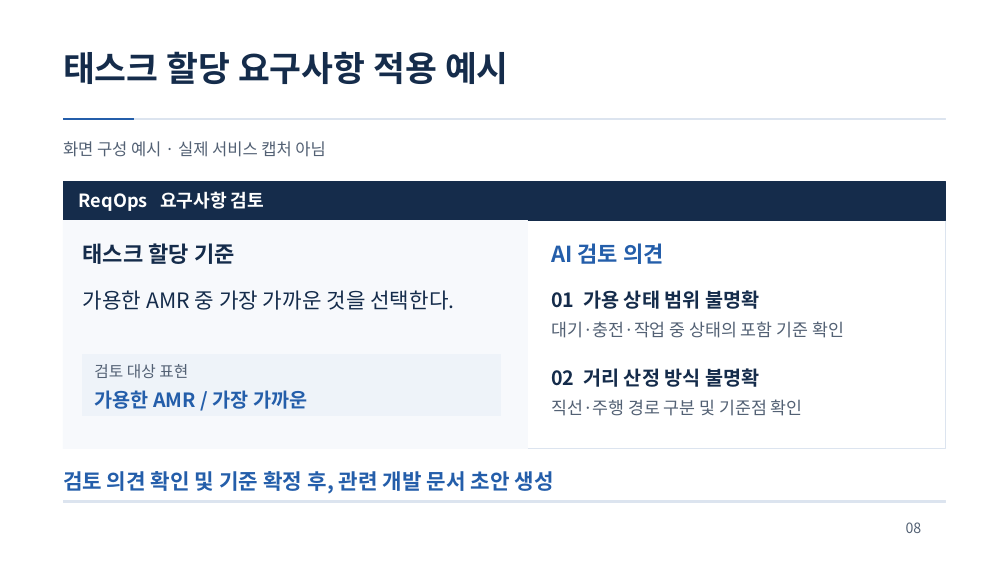
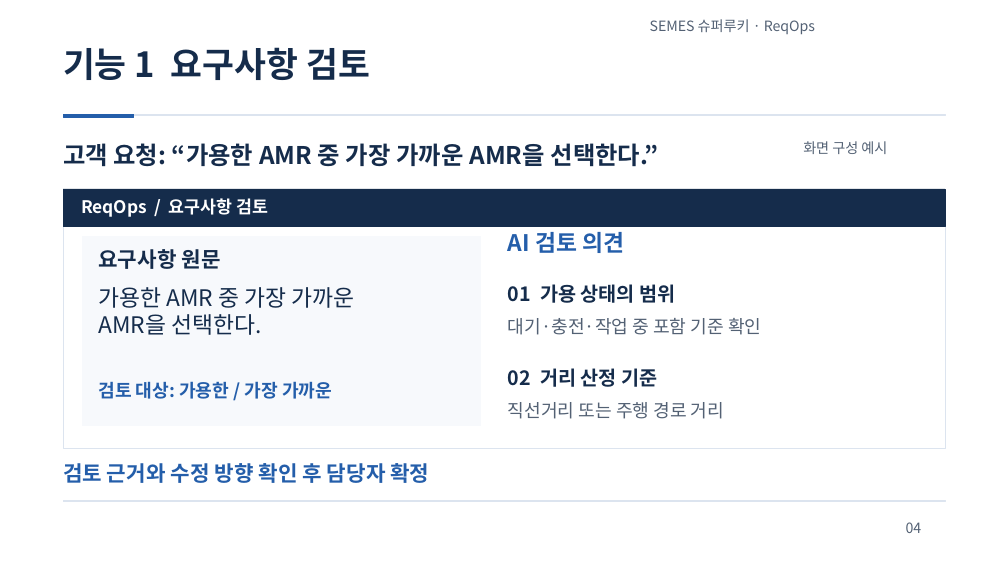
Before and after one commit to jihunhan98/semes-superrookie, a slide deck: slide 4 of docs/presentations/ReqOps_SuperRookie.pptx (slide 8 before the commit). Drawn at 1008x567 pixels with LibreOffice and Linux fonts; fonts in the diff are those of the drawing. Boxes give left, top, right and bottom in pixels: in the first picture for what was removed or moved away, otherwise in the second. Text is boxed around its words. In the diff, an @@ line names an element or a change of style, - is before the commit and + after.

```diff
--- a/docs/presentations/ReqOps_SuperRookie.pptx
+++ b/docs/presentations/ReqOps_SuperRookie.pptx
@@ text added at bbox=[650, 19, 815, 34], 13.5 pt, text #536174 @@
+SEMES 슈퍼루키 · ReqOps
@@ text at bbox=[63, 47, 370, 80]: text changed @@
-태스크 할당 요구사항 적용 예시
+기능 1 요구사항 검토
@@ rectangle: place and size @@
-rectangle at bbox=[63, 118, 945, 119]
+rectangle at bbox=[63, 114, 945, 116]
@@ rectangle: place and size @@
-rectangle at bbox=[63, 118, 134, 119]
+rectangle at bbox=[63, 114, 134, 117]
@@ text added at bbox=[63, 143, 659, 167], 23.2 pt, text #152C4B, bold @@
+고객 요청: “가용한 AMR 중 가장 가까운 AMR을 선택한다.”
@@ text at bbox=[803, 141, 887, 154]: text changed; size 15.8 to 13.5 pt @@
-화면 구성 예시 · 실제 서비스 캡처 아님
+화면 구성 예시
@@ rectangle: place and size @@
-rectangle at bbox=[63, 181, 945, 449]
+rectangle at bbox=[63, 189, 945, 449]
@@ rectangle: place and size @@
-rectangle at bbox=[63, 181, 945, 221]
+rectangle at bbox=[63, 189, 945, 227]
@@ text at bbox=[81, 198, 268, 217]: text changed; size 17.2 to 16.5 pt @@
-ReqOps 요구사항 검토
+ReqOps / 요구사항 검토
@@ rectangle: place and size @@
-rectangle at bbox=[63, 221, 528, 449]
+rectangle at bbox=[82, 236, 480, 425]
@@ text "AI 검토 의견": place and size @@
-text "AI 검토 의견" at bbox=[551, 243, 664, 264]
+text "AI 검토 의견" at bbox=[508, 232, 624, 253]
@@ text "AI 검토 의견" at bbox=[508, 232, 624, 253]: size 21 to 21.8 pt @@
@@ text removed at bbox=[83, 243, 235, 264] @@
-태스크 할당 기준
@@ text added at bbox=[98, 249, 221, 269], 20.2 pt, text #152C4B, bold @@
+요구사항 원문
@@ text at bbox=[98, 287, 355, 335]: text changed; size 20.2 to 21.8 pt @@
-가용한 AMR 중 가장 가까운 것을 선택한다.
+가용한 AMR 중 가장 가까운
+AMR을 선택한다.
@@ text at bbox=[508, 284, 675, 303]: text changed @@
-01 가용 상태 범위 불명확
+01 가용 상태의 범위
@@ text at bbox=[508, 318, 761, 335]: text changed; size 16.5 to 17.2 pt @@
-대기·충전·작업 중 상태의 포함 기준 확인
+대기·충전·작업 중 포함 기준 확인
@@ rectangle removed at bbox=[82, 355, 500, 416] @@
@@ text removed at bbox=[94, 364, 188, 378] @@
-검토 대상 표현
@@ text at bbox=[98, 381, 332, 399]: text changed; size 18.8 to 17.2 pt @@
-가용한 AMR / 가장 가까운
+검토 대상: 가용한 / 가장 가까운
@@ text at bbox=[508, 368, 657, 387]: text changed @@
-02 거리 산정 방식 불명확
+02 거리 산정 기준
@@ text at bbox=[508, 402, 724, 419]: text changed; size 16.5 to 17.2 pt @@
-직선·주행 경로 구분 및 기준점 확인
+직선거리 또는 주행 경로 거리
@@ text at bbox=[63, 463, 429, 483]: text changed @@
-검토 의견 확인 및 기준 확정 후, 관련 개발 문서 초안 생성
+검토 근거와 수정 방향 확인 후 담당자 확정
@@ text at bbox=[906, 522, 922, 533]: text changed @@
-08
+04
```
Also in this commit, not shown: 2 other slides changed, 2 slides added, 2 slides removed.
